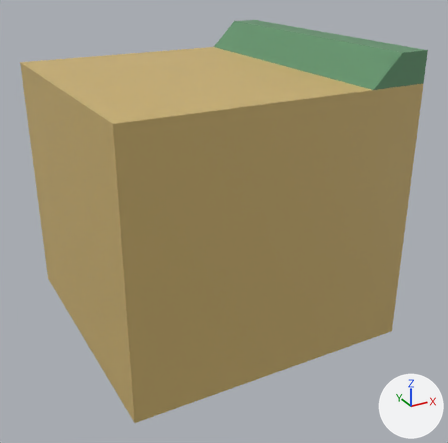
An edit to the glTF model src/assets/models/path-edge.glb, drawn before and after from the same camera.
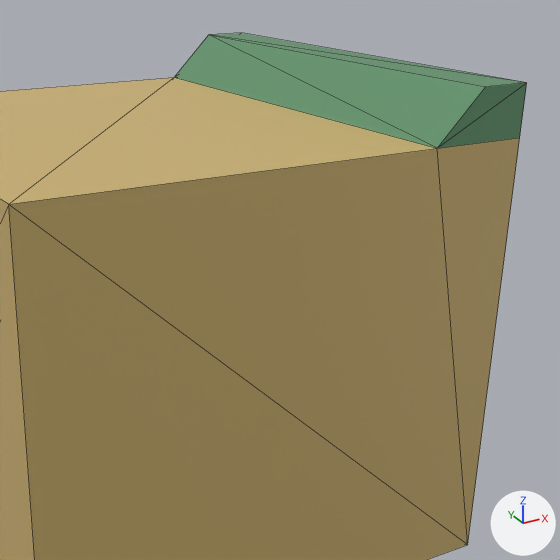
Old and new are each drawn whole from a 50 mm camera at (-0.964, -1.888, 0.279) aimed at (0.031, -0.08, -0.625) and again close up on the part from 24% to 100% of the width and 0% to 77% of the height. Lighting does not change. The marker at lower right points along +X, +Y and +Z. The close-ups show mesh edges as thin lines. Where no turn or scale is listed for an object, it has been applied to the vertices. Vertices at the same position are counted once.

Script lines for the objects in view, before the commit:
```python
me_cube_028 = bpy.data.meshes.new('Cube.028')
me_cube_028.from_pydata(...)  # 14 vertices, 24 faces; spans x -0.5..0.5, y -0.5..0.5, z -0.475..0.525
# faces by material slot: [14, 10]
me_cube_028.materials.append(mat_path)  # yellow #ceb371
me_cube_028.materials.append(mat_oak_leaves)  # green #5f926a
ob_path___edge = bpy.data.objects.new('Path - Edge', me_cube_028)
ob_path___edge.location = (0.0, 0.0, -0.525)
```
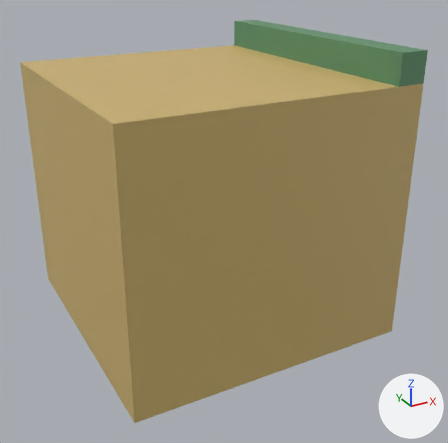
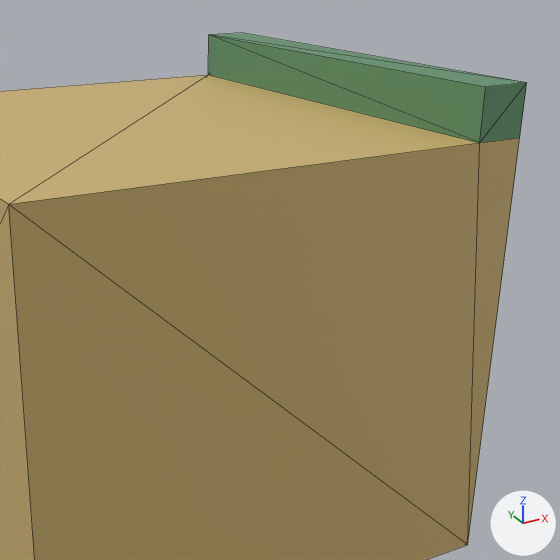
Boxes [x1, y1, x2, y2] around the edits, measured in the close-ups (560 x 560 px; the box of a moved part takes in the faces that stretch with it):
part 1 of me_cube_028, moved or reshaped: [10, 35, 527, 542] in both

What changed in the scene script:
```text
Change me_cube_028:
    where me_cube_028.from_pydata(...)  # 14 vertices, 24 faces; spans x -0.5..0.5, y -0.5..0.5, z -0.475..0.525
    used by ob_path___edge; location = (0.0, 0.0, -0.525)
    me_cube_028 part 1
    me_cube_028.vertices[6].co: (0.3, 0.5, 0.425) -> (0.4, 0.5, 0.425)  # pixel (174, 77) -> pixel (208, 74)
    me_cube_028.vertices[7].co: (0.3, -0.5, 0.425) -> (0.4, -0.5, 0.425)  # pixel (437, 148) -> pixel (479, 142)
```
